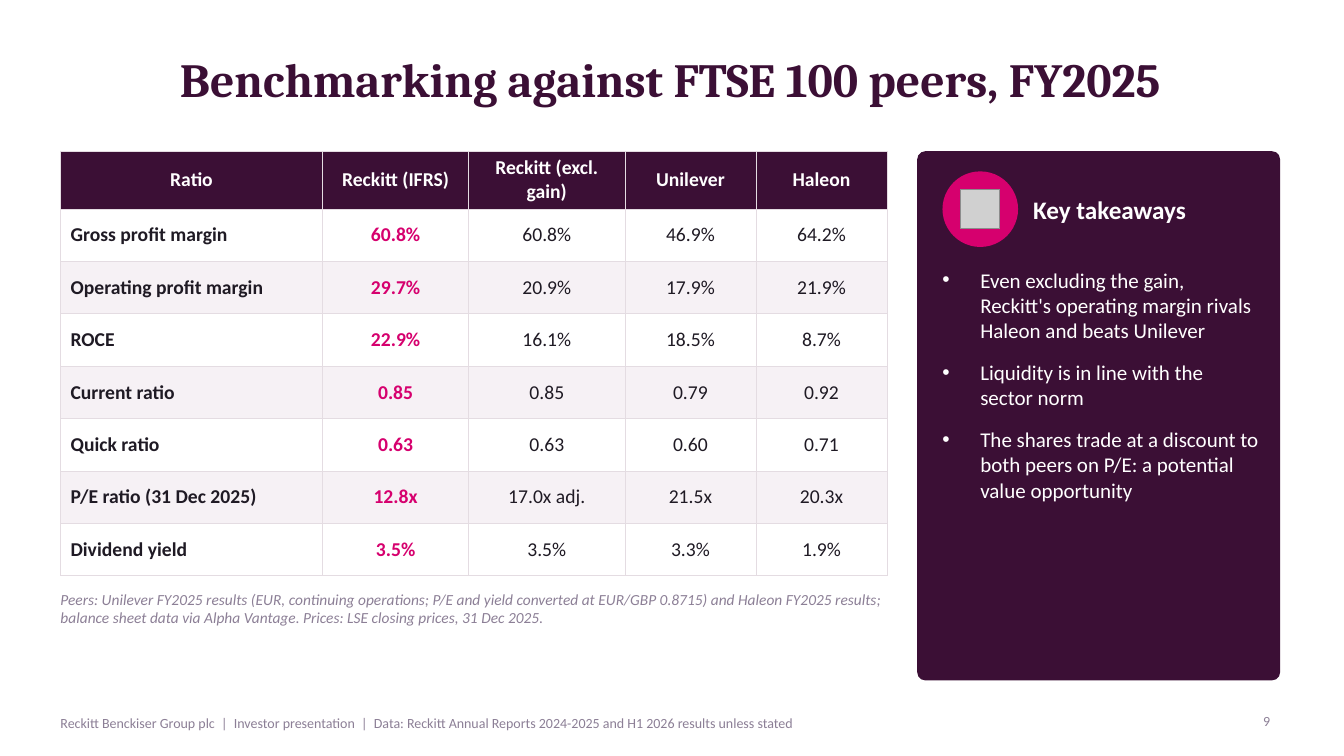
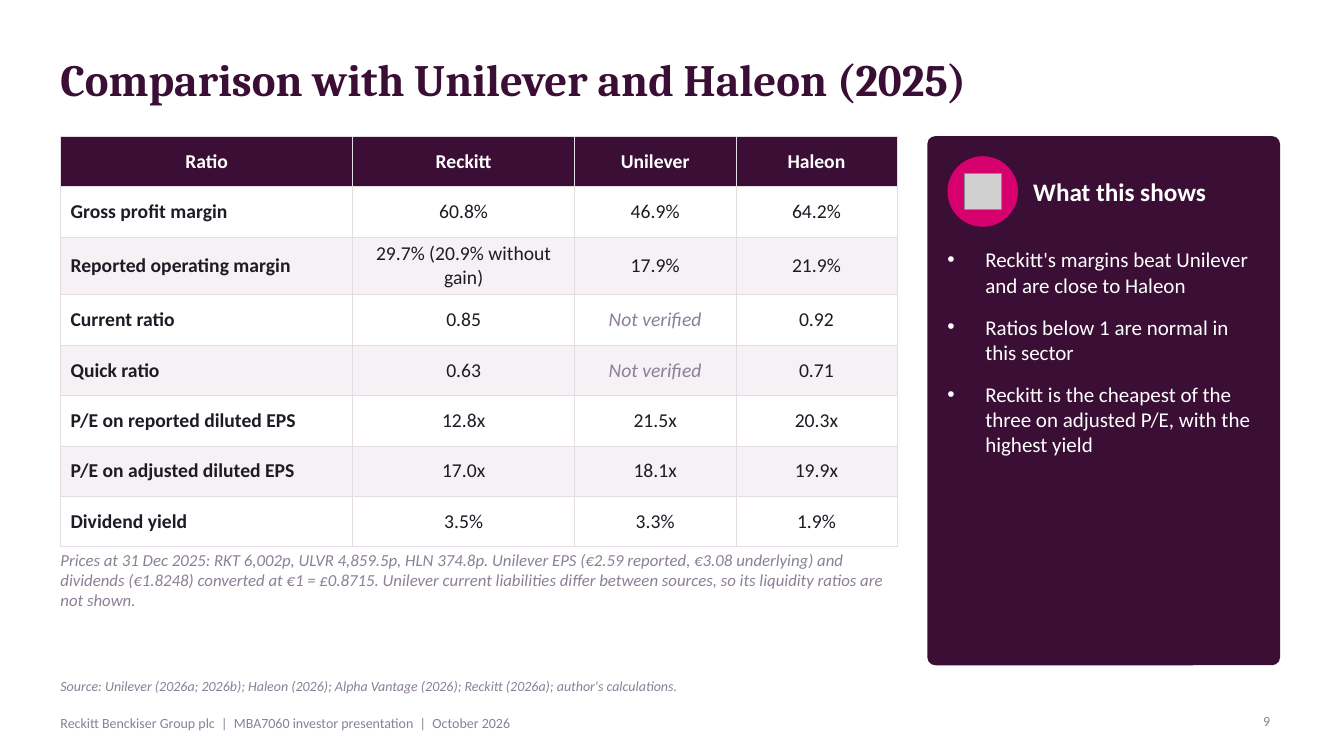
Before and after one commit to Siddharth2131/claude-resposit, a slide deck: slide 9 of Reckitt_MBA7060_Financial_Analysis_Presentation.pptx. Drawn at 1344x756 pixels with LibreOffice and Linux fonts; fonts in the diff are those of the drawing; grey boxes stand for pictures. Boxes give left, top, right and bottom in pixels: in the first picture for what was removed or moved away, otherwise in the second. Text is boxed around its words. In the diff, an @@ line names an element or a change of style, - is before the commit and + after.

```diff
--- a/Reckitt_MBA7060_Financial_Analysis_Presentation.pptx
+++ b/Reckitt_MBA7060_Financial_Analysis_Presentation.pptx
@@ title at (60, 63, 966, 106): text changed; size 34 to 32 pt @@
-Benchmarking against FTSE 100 peers, FY2025
+Comparison with Unilever and Haleon (2025)
@@ table at (60, 136, 897, 535) @@
-column 1: Ratio | Gross profit margin | Operating profit margin | ROCE | Current ratio | Quick ratio | P/E ratio (31 Dec 2025) | Dividend yield
-column 2: Reckitt (IFRS) | 60.8% | 29.7% | 22.9% | 0.85 | 0.63 | 12.8x | 3.5%
-column 3: Reckitt (excl. gain) | 60.8% | 20.9% | 16.1% | 0.85 | 0.63 | 17.0x adj. | 3.5%
-column 4: Unilever | 46.9% | 17.9% | 18.5% | 0.79 | 0.60 | 21.5x | 3.3%
-column 5: Haleon | 64.2% | 21.9% | 8.7% | 0.92 | 0.71 | 20.3x | 1.9%
+column 1: Ratio | Gross profit margin | Reported operating margin | Current ratio | Quick ratio | P/E on reported diluted EPS | P/E on adjusted diluted EPS | Dividend yield
+column 2: Reckitt | 60.8% | 29.7% (20.9% without gain) | 0.85 | 0.63 | 12.8x | 17.0x | 3.5%
+column 3: Unilever | 46.9% | 17.9% | Not verified | Not verified | 21.5x | 18.1x | 3.3%
+column 4: Haleon | 64.2% | 21.9% | 0.92 | 0.71 | 20.3x | 19.9x | 1.9%
@@ table: place and size @@
-table at (60, 151, 887, 563)
+table at (60, 136, 897, 535)
@@ rounded rectangle: place and size @@
-rounded rectangle at (918, 151, 1280, 681)
+rounded rectangle at (928, 136, 1280, 665)
@@ rounded rectangle at (928, 136, 1280, 665): proportions changed @@
@@ ellipse: place and size @@
-ellipse at (943, 171, 1018, 247)
+ellipse at (948, 156, 1018, 227)
@@ picture: place and size @@
-picture at (961, 190, 1000, 229)
+picture at (965, 173, 1001, 210)
@@ text at (1033, 183, 1206, 201): text changed @@
-Key takeaways
+What this shows
@@ text at (985, 252, 1249, 456): text changed @@
-• Even excluding the gain, Reckitt's operating margin rivals Haleon and beats Unilever
-• Liquidity is in line with the sector norm
-• The shares trade at a discount to both peers on P/E: a potential value opportunity
+• Reckitt's margins beat Unilever and are close to Haleon
+• Ratios below 1 are normal in this sector
+• Reckitt is the cheapest of the three on adjusted P/E, with the highest yield
@@ text at (60, 554, 882, 606): text changed; size 11 to 12 pt @@
-Peers: Unilever FY2025 results (EUR, continuing operations; P/E and yield converted at EUR/GBP 0.8715) and Haleon FY2025 results; balance sheet data via Alpha Vantage. Prices: LSE closing prices, 31 Dec 2025.
+Prices at 31 Dec 2025: RKT 6,002p, ULVR 4,859.5p, HLN 374.8p. Unilever EPS (€2.59 reported, €3.08 underlying) and dividends (€1.8248) converted at €1 = £0.8715. Unilever current liabilities differ between sources, so its liquidity ratios are not shown.
@@ text added at (60, 681, 677, 694), 10 pt, text #8C7F96, italic @@
+Source: Unilever (2026a; 2026b); Haleon (2026); Alpha Vantage (2026); Reckitt (2026a); author's calculations.
@@ text at (60, 718, 510, 730): text changed @@
-Reckitt Benckiser Group plc | Investor presentation | Data: Reckitt Annual Reports 2024-2025 and H1 2026 results unless stated
+Reckitt Benckiser Group plc | MBA7060 investor presentation | October 2026
```
Also in this commit, not shown: 12 other slides changed, 3 slides added, 3 slides removed, 1 other file.
